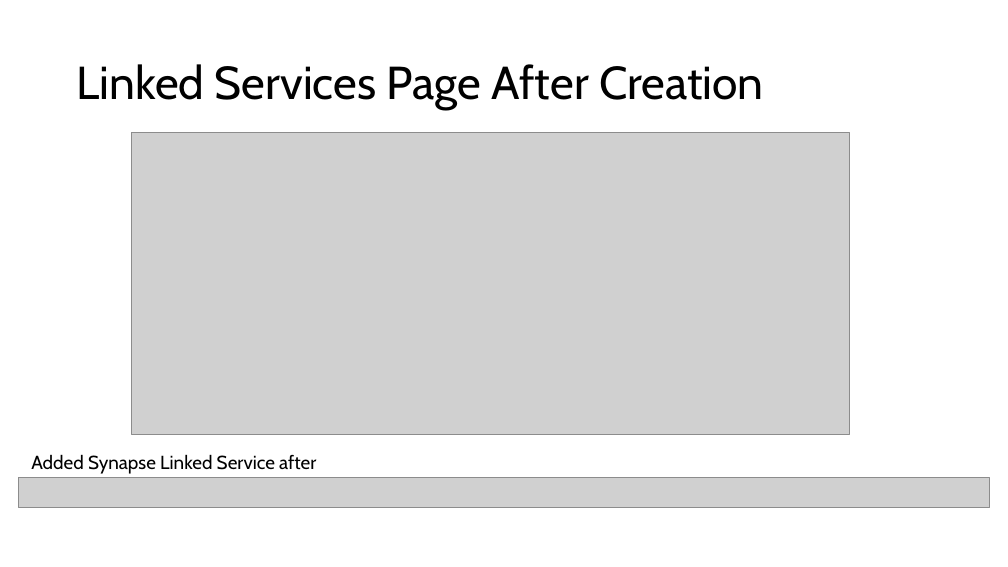
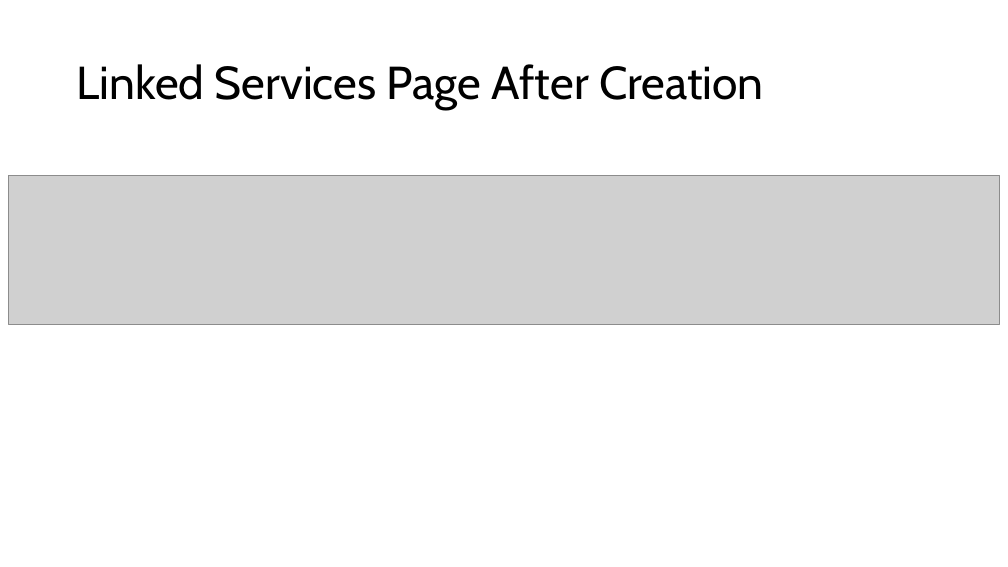
Before and after one commit to mattfalcon/Udacity_Data_Integration_Pipelines, a slide deck: slide 6 of Screenshots.pptx. Drawn at 1008x567 pixels with LibreOffice and Linux fonts; fonts in the diff are those of the drawing; grey boxes stand for pictures. Boxes give left, top, right and bottom in pixels: in the first picture for what was removed or moved away, otherwise in the second. Text is boxed around its words. In the diff, an @@ line names an element or a change of style, - is before the commit and + after.

```diff
--- a/Screenshots.pptx
+++ b/Screenshots.pptx
@@ picture removed at <box>132,132,849,434</box> @@
@@ picture added at <box>8,175,1000,324</box> @@
@@ picture removed at <box>19,478,990,508</box> @@
@@ text removed at <box>31,454,316,474</box> @@
-Added Synapse Linked Service after
```
Also in this commit, not shown: 1 other slide changed.
